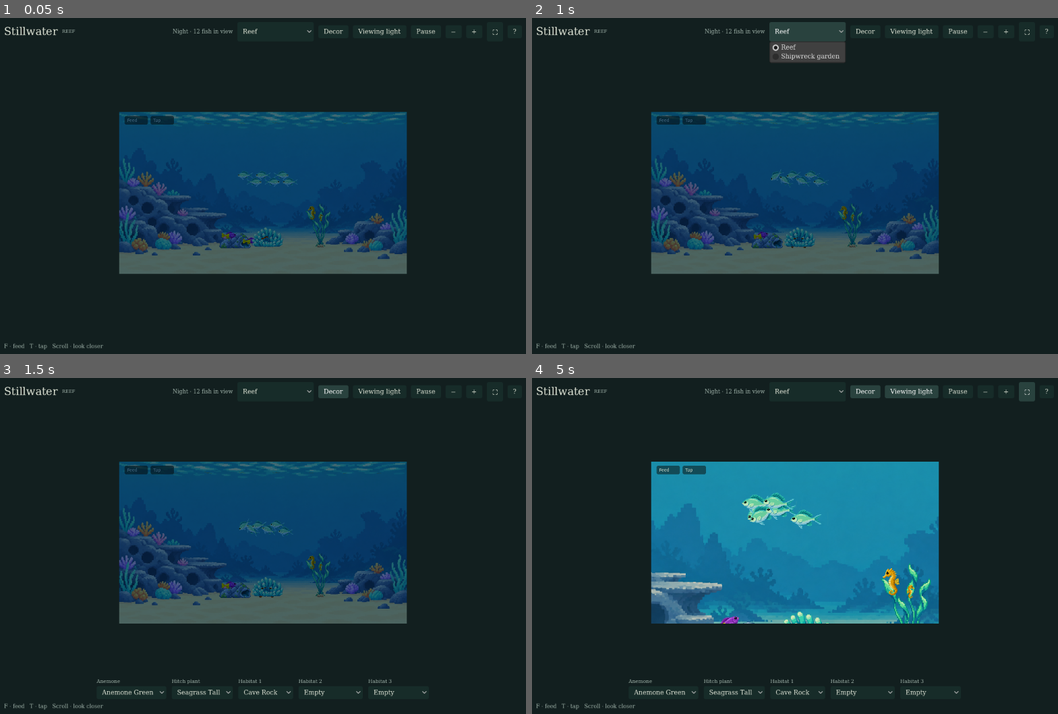
Above: before the commit, frames 1-4 (two rows, left to right).
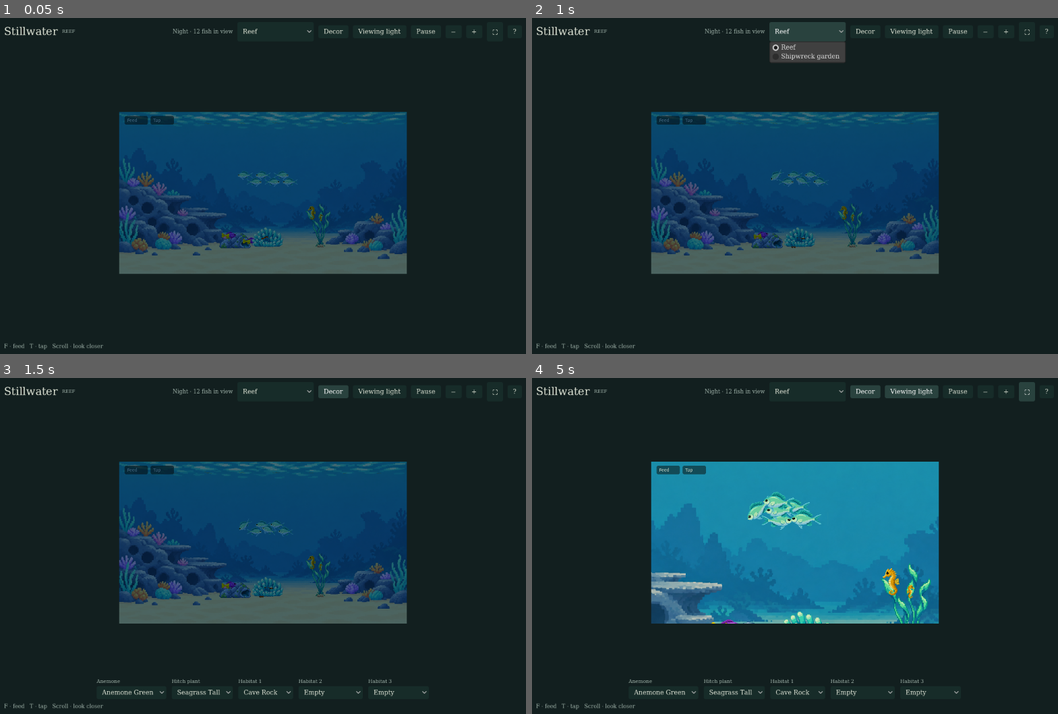
Above: after the commit, the same moments.

Repository: ianlin0430/stillwater
Game: Godot game, scene res://scenes/main.tscn
The game is run twice, just before and just after one commit, with the same random seed, the same clock (stepped at 60 frames per second) and the same inputs.
Inputs:
- Up to frame 1 (0.05 s): no input
- Up to frame 2 (1 s): click "Reef" at 0.5 s
- Up to frame 3 (1.5 s): click "Decor" at 1.25 s
- Up to frame 4 (5 s): click "Viewing light" at 2 s; click "−" at 2.75 s; click "+" at 3.5 s; click "⛶" at 4.25 s

Frame 1 is identical in both runs. In frame 2, less than 0.1% of the frame differs, in the area x 47-53%, y 45-69%; in frame 3, less than 0.1%; in frame 4, 0.7%, in the area x 34-53%, y 33-74%.

Commit message:
Stabilize home arrivals, hitch trips and settled night residents

Diff:
--- a/stream/scripts/stream_world.gd
+++ b/stream/scripts/stream_world.gd
@@ -839,7 +839,9 @@
 		var face: float=0.0
 		if hovering or waiting or nestled:
 			face=a.direction
-		elif home_hover and _has_home_intent(a):
+		# An approach from outside the residence keeps its route facing until
+		# arrival. Routes chosen within the home disk retain their perch facing.
+		elif home_hover and _has_home_intent(a) and not (a.has("nav_tx") and Vector2(a.nav_x-a.home_x,a.nav_y-a.home_y).length()>HOME[species].radius):
 			face=float(a.home_intent_face)
 		# A nearby school slot can still be on an obstacle route. The route owns
 		# its facing until it ends; matching the leader here would undo trip intent.
@@ -964,8 +966,8 @@
 		var ahead: Vector2=rel+relv*t
 		var now: float=Vector2(rel.x/r.x,rel.y/r.y).length()
 		var q: float=minf(now,Vector2(ahead.x/r.x,ahead.y/r.y).length())
-		if landing:
-			# Perches are spaced by body boxes, including diagonal approaches.
+		if landing or horse_pair:
+			# Horse contact clipping uses body boxes throughout a trip, including corners.
 			now=maxf(absf(rel.x/r.x),absf(rel.y/r.y))
 			q=minf(now,maxf(absf(ahead.x/r.x),absf(ahead.y/r.y)))
 		if q>=1.0:
@@ -1538,6 +1540,10 @@
 		_forget_around(a)
 		return Vector2.ZERO
 	var to: Vector2=_navigate(a,p,t,travel)
+	# A substituted endpoint outside a resident's disk queues a bounded goal
+	# and clears this route. Replan that goal on the next tick.
+	if not a.has("nav_tx"):
+		return Vector2.ZERO
 	# (S5-fix) A route that ends where it is (nothing nearer its aim to reach) is no route: it hovers.
 	if p.distance_to(Vector2(a.nav_tx,a.nav_ty))<NAV.replan:
 		_forget_around(a)
@@ -1593,6 +1599,18 @@
 		route=_route(a)
 	var end: Vector2=route[route.size()-1]
 	if end.distance_to(Vector2(a.nav_tx,a.nav_ty))>1.0:
+		# A grid endpoint still belongs to the resident's local home choice.
+		# Losing that identity disables its radius and makes facing oscillate.
+		if _has_home_intent(a):
+			var adjusted: bool=end.distance_to(Vector2(a.home_x,a.home_y))>HOME[a.species].radius
+			if adjusted: end=_bounded_home_aim(a,end)
+			a.home_intent_x=end.x
+			a.home_intent_y=end.y
+			if adjusted:
+				a.tx=end.x
+				a.ty=end.y
+				_forget_around(a)
+				return p
 		# Out of reach: settle for the end of the route.
 		a.tx=end.x
 		a.ty=end.y
@@ -1611,6 +1629,11 @@
 		var planned: Vector2=route[k+1]-route[k]
 		_last_scull=planned.x*planned.x<0.2025*planned.length_squared() or planned.x*(route[k+1].x-p.x)<0.0
 		_leg=planned.normalized()
+		if k>0 and planned.length()<_body(a).x*.5 and planned.x*(route[k].x-route[k-1].x)<0:
+			# Grid corners can overshoot a moving school slot by a few pixels.
+			# Settle that short return with pectorals, preserving the approach facing.
+			_last_scull=true
+			_leg=Vector2(0,signf(planned.y))
 		return route[k+1]
 	var lo: float=0.0
 	var hi: float=1.0
@@ -1624,6 +1647,10 @@
 	# earlier one: as the view round a corner opened and closed the facing had switched between the
 	# two legs, turning it round and back. nav_f is saved; a new or re-planned route starts at 0.)
 	var f: int=maxi(int(a.get("nav_f",0)),k+1 if lo>0.0 else k)
+	if f>k and f==route.size()-2 and (route[f+1]-route[f]).length()<_body(a).x*.5 and (route[f+1].x-route[f].x)*(route[k+1].x-route[k].x)<0:
+		# Seeing the first fraction of a short endpoint correction does not mean
+		# the body has completed its forward approach to the corner.
+		f=k
 	a.nav_f=f
 	_leg=(route[f+1]-route[f]).normalized()
 	_last_scull=absf(_leg.x)<0.45
@@ -2079,12 +2106,41 @@
 func _clown_inside(p: Vector2) -> bool:
 	return Vector2((p.x-_anemone.cx)/_anemone.rx,(p.y-_anemone.cy)/_anemone.ry).length_squared()<=1.0
 
+# Sleeping clownfish stay inside the anemone and leave room for the resting
+# school. A chosen clear spot stays fixed; current and destination bodies count.
+func _clown_sleep_spot(a: Dictionary) -> Vector2:
+	var home:=Vector2(a.home_x,a.home_y)
+	var current:=Vector2(a.tx,a.ty)
+	var choices: Array[Vector2]=[]
+	if a.activity=="Sleeping" and _clown_inside(current) and current.distance_to(home)<=HOME.clownfish.radius: choices.append(current)
+	choices.append(home)
+	for y: float in [20.0,12.0,-12.0]:
+		for x: float in [0.0,24.0,-24.0,48.0,-48.0,36.0,-36.0]: choices.append(home+Vector2(x,y))
+	var best: Vector2=home
+	var room: float=-INF
+	for spot: Vector2 in choices:
+		spot.y=_in_water(a.species,spot.x,spot.y)
+		if not _clown_inside(spot): continue
+		var clearance: float=INF
+		for c: Dictionary in state.animals:
+			if c.species!="green_chromis": continue
+			var half: Vector2=(_body(a)+_body(c))*.5
+			for at: Vector2 in [Vector2(c.x,c.y),Vector2(c.tx,c.ty)]:
+				var distance: Vector2=(spot-at).abs()/half
+				clearance=minf(clearance,maxf(distance.x,distance.y))
+		if clearance>=1.05: return spot
+		if clearance>room:
+			room=clearance
+			best=spot
+	return best
+
 func _clown_return(a: Dictionary, activity: String = "Nestling") -> void:
 	var returning_from_food: bool=a.activity=="Feeding"
+	var target: Vector2=_clown_sleep_spot(a) if activity=="Sleeping" else Vector2(a.home_x,a.home_y)
 	a.activity=activity
 	a.nestle=1.0 if activity in ["Sleeping","Sheltering"] else 0.65
-	a.tx=a.home_x
-	a.ty=a.home_y
+	a.tx=target.x
+	a.ty=target.y
 	# A bite must not consume the shared motion sequence during mixed-tank feeding.
 	# Ordinary home decisions retain their scheduled motion RNG draw.
 	if activity=="Nestling":
@@ -2134,7 +2190,7 @@
 	a.nestle=0.0 if foraging else 0.65
 	a.tx=spot.x
 	a.ty=spot.y
-	a.decision_at=state.elapsed+motion_rng.randf_range(8.0,12.0) if foraging else state.elapsed+motion_rng.randf_range(30.0,50.0)
+	a.decision_at=state.elapsed+motion_rng.randf_range(12.0,16.0) if foraging else state.elapsed+motion_rng.randf_range(30.0,50.0)
 
 # Hitch coordinates are the tail's contact, not the centre of the upright body.
 func _hitch_facing(a: Dictionary) -> float:
@@ -2149,7 +2205,7 @@
 func _horse_segment_clear(a: Dictionary, p: Vector2, target: Vector2) -> bool:
 	var way: Vector2=target-p
 	for o: Dictionary in state.animals:
-		if o.id==a.id or o.species!="seahorse": continue
+		if o.id==a.id: continue
 		var r: Vector2=(_body(a)+_body(o))*.4+Vector2.ONE*3.0
 		var at:=Vector2(o.x,o.y)
 		var first: float=0.0
@@ -2267,6 +2323,16 @@
 			a.activity="Hovering"
 		var hidden: bool=a.activity in ["Sheltering","Sleeping"] and home_gap<HOME.royal_gramma.radius+_body(a).x*.5
 		a.extend=move_toward(a.extend,0.0 if hidden and a.home.kind!="rock" else 1.0,delta/.8)
+		var held_den: bool=hidden and a.home.kind!="rock" and (a.activity=="Sheltering" and state.elapsed<a.decision_at or a.activity=="Sleeping" and (state.light_hour<7 or state.light_hour>19))
+		if held_den:
+			# The rig owns the final clipped retreat into this den. Navigation must
+			# not replace that residence with an unrelated open-water destination.
+			a.vx=0.0
+			a.vy=0.0
+			a.speed=move_toward(a.get("speed",0.0),0.0,delta*SWIM.royal_gramma.brake)
+			a.thrust=0.0
+			_forget_around(a)
+			return true
 		return false
 	if a.species!="seahorse": return false
 	var home:=_hitch_center(a)
@@ -2277,6 +2343,15 @@
 			a.tx=home.x
 			a.ty=home.y
 		var waypoint:=Vector2(a.hitch_path[0][0],a.hitch_path[0][1])
+		if Vector2(a.get("vx",0.0),a.get("vy",0.0)).length()<1.0 and not _horse_segment_clear(a,p,waypoint):
+			# An occupied perch can change after an excursion was planned. A stalled
+			# horse replans around the current bodies instead of pressing into them.
+			var alternative: Array=_hitch_path(a,home)
+			if not alternative.is_empty():
+				a.hitch_path=alternative
+				waypoint=Vector2(alternative[0][0],alternative[0][1])
+				a.tx=waypoint.x
+				a.ty=waypoint.y
 		if Vector2(a.x,a.y).distance_to(waypoint)<3.0:
 			a.hitch_path.pop_front()
 			var next: Vector2=Vector2(a.hitch_path[0][0],a.hitch_path[0][1]) if not a.hitch_path.is_empty() else home
@@ -2305,7 +2380,7 @@
 			a.hitch_x=a.home_x
 			a.hitch_y=a.home_y
 			a.activity="Hitched"
-			a.hitch_rest_until=state.elapsed+maxf(20.0,4.0*(state.elapsed-a.get("hitch_departed_at",state.elapsed)))
+			a.hitch_rest_until=state.elapsed+maxf(20.0,5.0*(state.elapsed-a.get("hitch_departed_at",state.elapsed)))
 			a.decision_at=a.hitch_rest_until
 			a.erase("hitch_departed_at")
 		else: return false
@@ -2356,8 +2431,15 @@
 	a.home_intent_x=spot.x
 	a.home_intent_y=spot.y
 	var offset: Vector2=spot-Vector2(a.x,a.y)
-	a.home_intent_face=signf(offset.x) if absf(offset.x)>0.45*offset.length() and absf(offset.x)>SWIM[a.species].scull else a.direction
-	a.decision_at=state.elapsed+motion_rng.randf_range(h.dwell[0],h.dwell[1])
+	# A gramma turns for a meaningful lateral move, but sculls for small adjustments.
+	# A horse keeps its upright perch facing throughout short home corrections.
+	a.home_intent_face=signf(offset.x) if absf(offset.x)>0.45*offset.length() and absf(offset.x)>_body(a).x*(.25 if a.species=="royal_gramma" else 1.0) else a.direction
+	if a.home_intent_face!=a.direction:
+		# Let a resident complete and hold a deliberate turn before choosing its
+		# next perch. Reconsidering after five seconds can reverse it twice by a rock.
+		a.decision_at=state.elapsed+maxf(12.0,motion_rng.randf_range(h.dwell[0],h.dwell[1]))
+	else:
+		a.decision_at=state.elapsed+motion_rng.randf_range(h.dwell[0],h.dwell[1])
 
 # Intent belongs to an ordinary home choice, never an externally assigned trip.
 # Coordinate identity also makes food/startle/decor changes invalidate it without
@@ -2438,6 +2520,11 @@
 
 # A school member holds its own slot beside the leader, mirrored with the leader's heading.
 func _follow(a: Dictionary, lead: Dictionary) -> void:
+	if a.activity=="Resting" and lead.activity=="Resting" and (state.light_hour<7 or state.light_hour>19) and Vector2(a.tx-lead.x,a.ty-lead.y).length()<CHROMIS.regroup:
+		# Once settled at night, keep the actual resting destination. Following a
+		# slowly moving leader or changing formation phase moves a resting fish.
+		a.decision_at=state.elapsed
+		return
 	var k: float=float(a.id)*2.39996
 	var r: float=CHROMIS.spread[0]+float((int(a.id)*17)%int(CHROMIS.spread[1]-CHROMIS.spread[0]))
 	# The school's spacing breathes a little (slowly, +-`breathe`), side to side only: a vertical
Not shown, changed: stream/docs/BACKEND_SNAPSHOT_EVENTS.md
